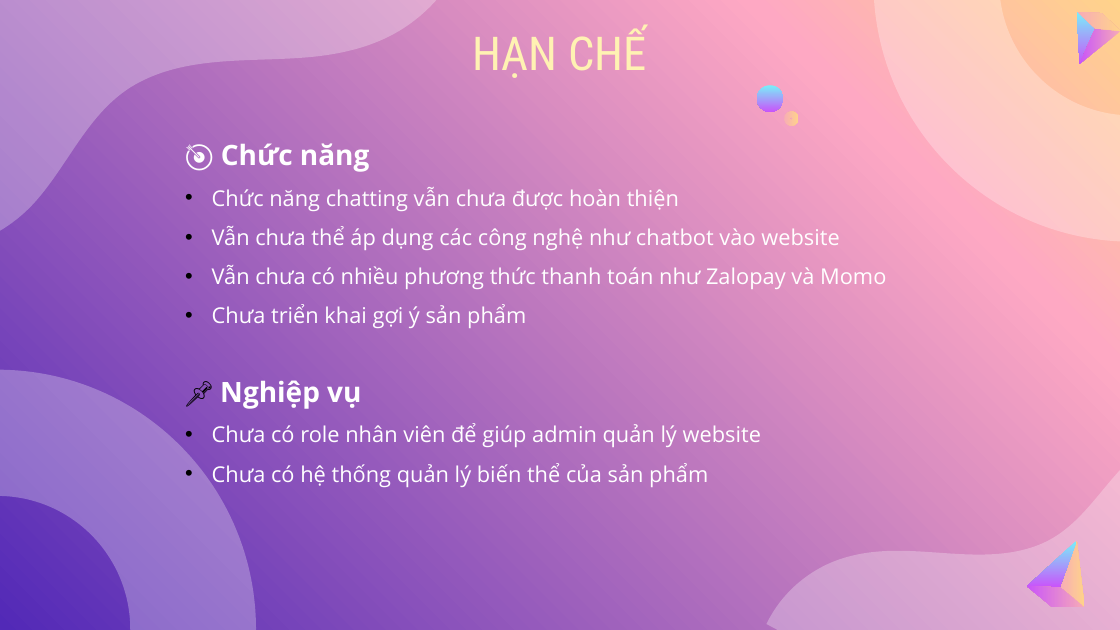
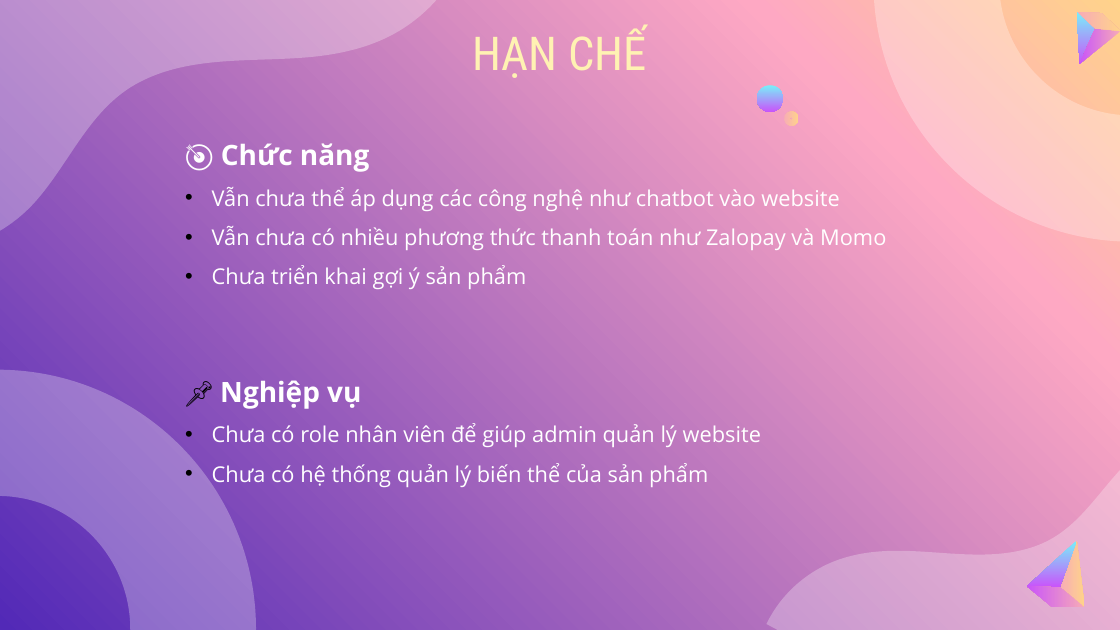
Before and after one commit to DucCongAnh/HomeTech, a slide deck: slide 19 of TLCN.pptx. Drawn at 1120x630 pixels with LibreOffice and Linux fonts; fonts in the diff are those of the drawing. Boxes give left, top, right and bottom in pixels: in the first picture for what was removed or moved away, otherwise in the second. Text is boxed around its words. In the diff, an @@ line names an element or a change of style, - is before the commit and + after.

```diff
--- a/TLCN.pptx
+++ b/TLCN.pptx
@@ text at <box>212,187,679,211</box>: paragraph removed @@
-• Chức năng chatting vẫn chưa được hoàn thiện
```
Also in this commit, not shown: 1 other slide changed.
